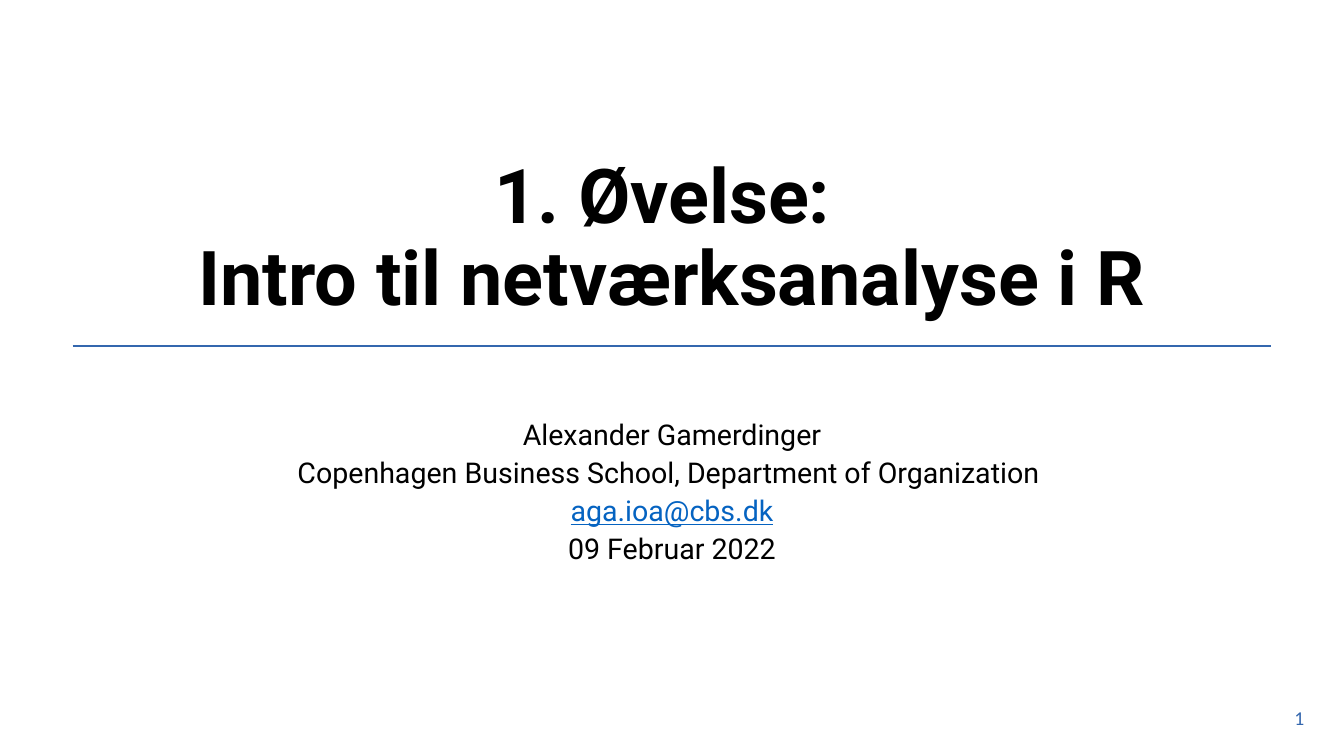
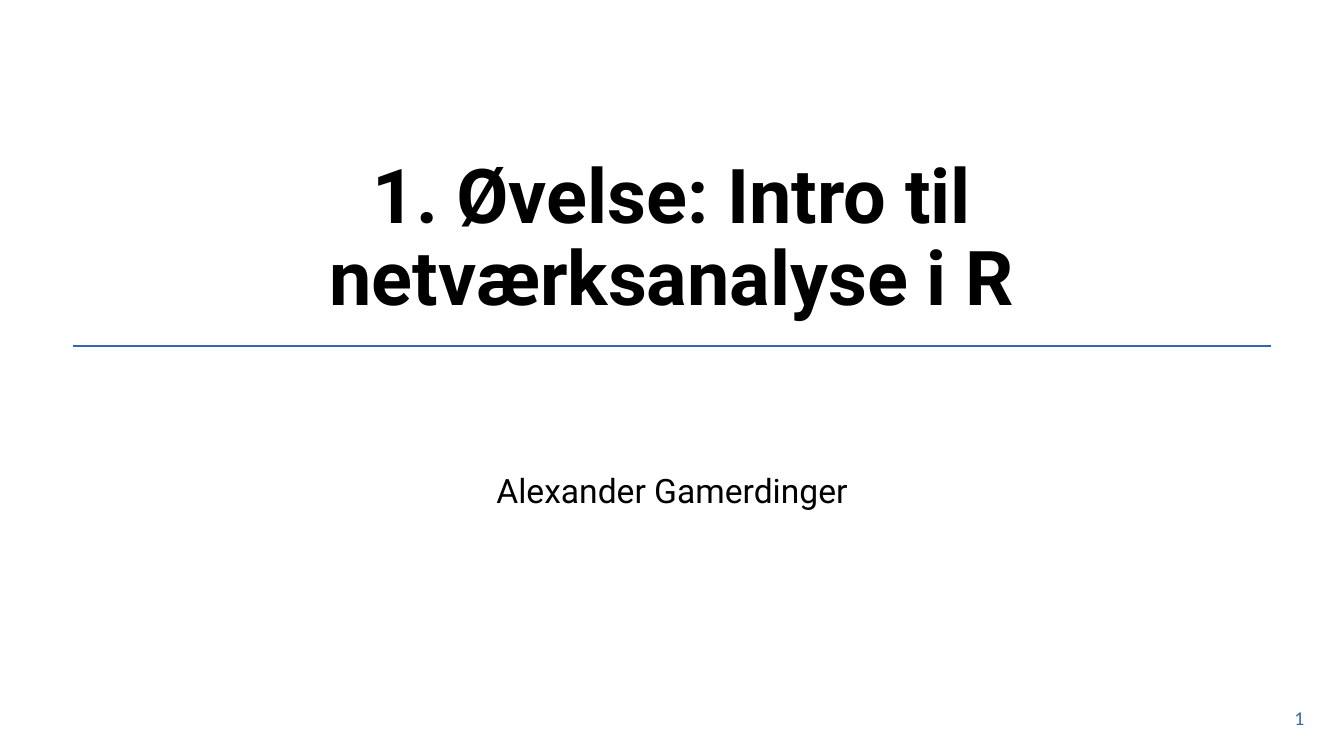
Before and after one commit to GamerdingerA/agamerdinger, a slide deck: slide 1 of content/teaching/virksomhedsstrategi/lektion01-powerpoint.pptx. Drawn at 1344x756 pixels with LibreOffice and Linux fonts; fonts in the diff are those of the drawing; background and template pictures are left out. Boxes give left, top, right and bottom in pixels: in the first picture for what was removed or moved away, otherwise in the second. Text is boxed around its words. In the diff, an @@ line names an element or a change of style, - is before the commit and + after.

```diff
--- a/content/teaching/virksomhedsstrategi/lektion01-powerpoint.pptx
+++ b/content/teaching/virksomhedsstrategi/lektion01-powerpoint.pptx
@@ title "1. Øvelse: Intro til netværksanalyse ..." rewrapped from [198, 166, 1145, 321] to [330, 166, 1014, 321] @@
@@ subtitle "Alexander Gamerdinger" at [496, 477, 847, 510]: size 20.4 to 24 pt; line spacing 0.7 to 0.9 @@
@@ subtitle at [297, 461, 1039, 560]: paragraphs removed @@
-Copenhagen Business School, Department of Organization
-aga.ioa@cbs.dk
-09 Februar 2022
```
Also in this commit, not shown: 11 other slides changed, 1 slide added, 1 slide removed, 1 other file.
